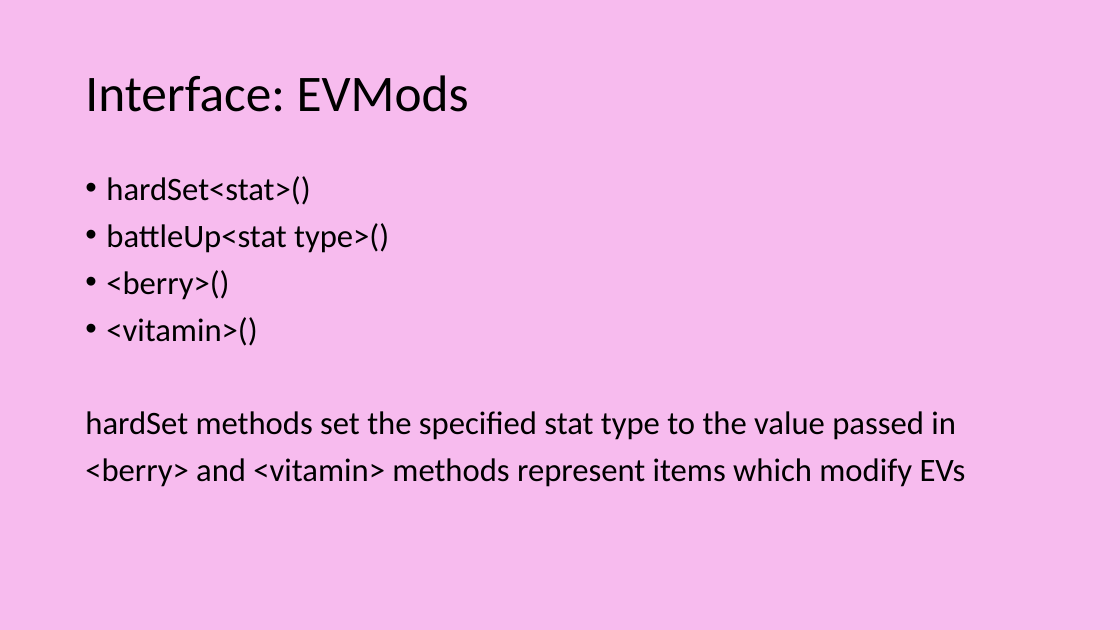
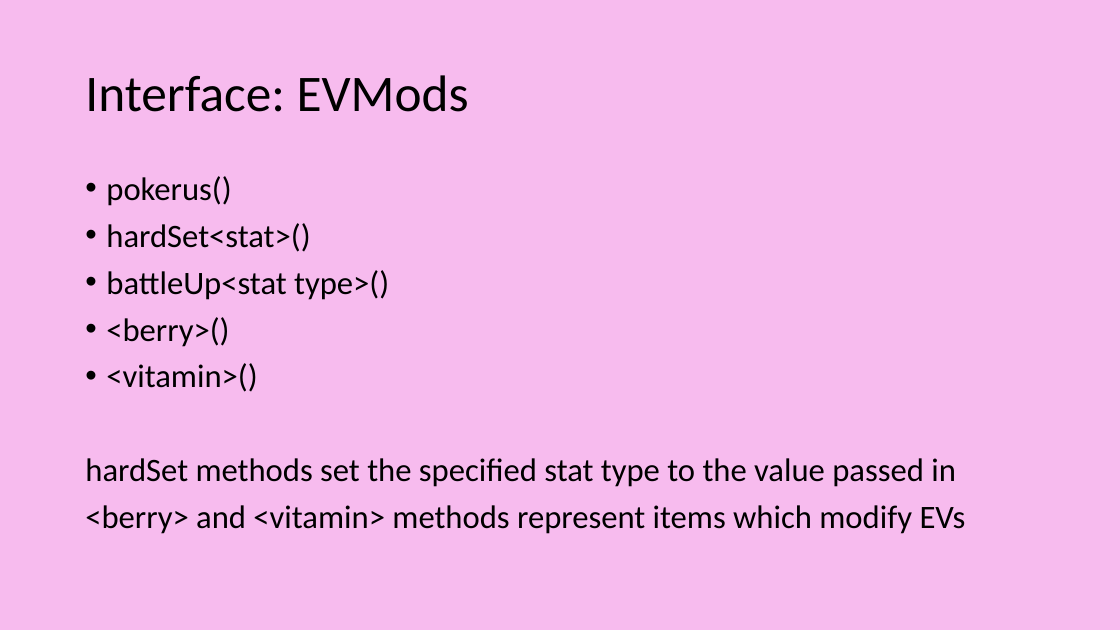
Before and after one commit to Ellime/PokemonEVCounter, a slide deck: slide 4 of Outline_PokemonEVCounterApp.pptx. Drawn at 1120x630 pixels with LibreOffice and Linux fonts; fonts in the diff are those of the drawing. Boxes give left, top, right and bottom in pixels: in the first picture for what was removed or moved away, otherwise in the second. Text is boxed around its words. In the diff, an @@ line names an element or a change of style, - is before the commit and + after.

```diff
--- a/Outline_PokemonEVCounterApp.pptx
+++ b/Outline_PokemonEVCounterApp.pptx
@@ text at (106, 176, 231, 206): paragraph added @@
+• pokerus()
```
Also in this commit, not shown: 6 other slides changed, 3 slides removed.
